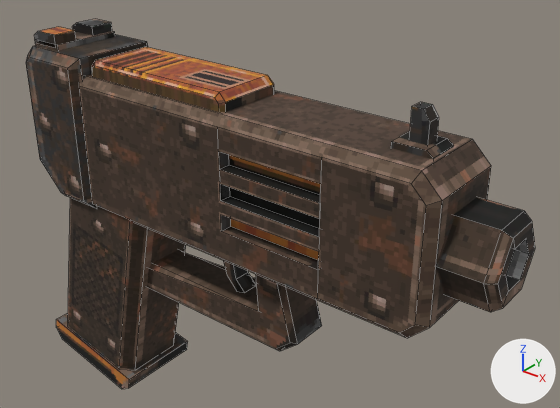
The Blender file Misc/quakevr/models_src/nailpistol/nailpistol.blend, before and after one commit.
One viewpoint serves both versions: a 50 mm camera at (15.62, -12.47, 11.04) aimed at (4.79, 1.07, 2.65). Lighting does not change. The marker at lower right points along +X, +Y and +Z. The picture after the commit comes second. Mesh edges are drawn as thin lines.

Objects in the first picture: 'Body', 'Magazine', 'Slide', 'Trigger'.
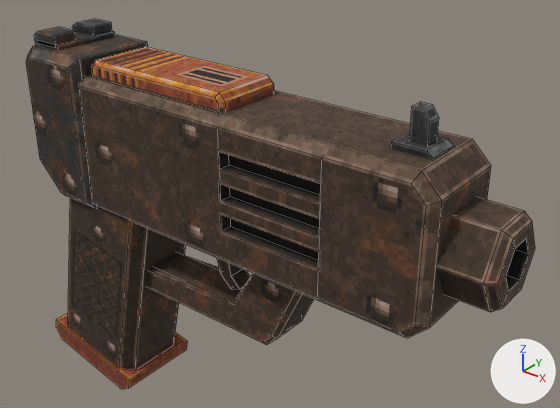
The change, as a list of edits to the scene's bpy script:
```text
Change me_body:
    where me_body.from_pydata(...)  # 225 vertices, 171 faces; spans x -2.09..11.27, y -1.3..1.3, z -3.25..6.38
    used by ob_body; location = (0.0, 0.0, 0.0)
    me_body part 1: 24 of 225 vertices moved; they spanned x 1.32..6.57, y -0.6..0.6, z -0.34..2.06 and now span x 1.32..6.92, y -0.6..0.6, z -0.34..2.06; mean shift (-0.15, 0.0, -0.05); largest move (5.62, 0.48, 0.51) -> (4.72, 0.48, 0.41)
    me_body part 2: 104 kept faces spanning x -2.09..11.27, y -1.2..1.2, z -3.25..6.38 get new texture (UV) coordinates
Change me_slide:
    where me_slide.from_pydata(...)  # 24 vertices, 20 faces; spans x -2.2..2.2, y -0.92..0.92, z -0.1..0.4
    used by ob_slide; parent = ob_body; location = (2.616, 0.0, 5.556)
    me_slide part 3: texture (UV) coordinates of 20 of 20 faces, centred in x -2.2..2.2, y -0.92..0.92, z -0.1..0.4, changed; they spanned u 0.42..0.87, v 0.15..0.79 and now span u 0.14..0.86, v 0.21..0.94
Change me_magazine:
    where me_magazine.from_pydata(...)  # 62 vertices, 50 faces; spans x -1.62..1.7, y -1.18..1.18, z -5.82..0.3
    used by ob_magazine; parent = ob_body; location = (0.468, 0.0, 2.201); rotation_euler = (0.0, 0.209, 0.0), in degrees (0, 12, 0)
    me_magazine part 4: texture (UV) coordinates of 50 of 50 faces, centred in x -1.62..1.7, y -1.18..1.18, z -5.82..0.3, changed; they spanned u 0.01..0.99, v 0.01..0.99 and now span u 0.01..0.9, v 0.01..0.99
Change ob_trigger:
    ob_trigger.location: (4.216, 0.0, 1.956) -> (4.116, 0.0, 1.956)
```

Boxes (x1, y1, x2, y2) around the edits, measured in the pictures (560 x 408 px; the box of a moved part takes in the faces that stretch with it):
'Trigger', moved
    before: (223, 260, 256, 293)
    after: (216, 258, 250, 289)
part 1 of me_body, moved or reshaped
    before: (147, 250, 322, 351)
    after: (147, 253, 314, 345)
part 2 of me_body, surface changed
    both: (34, 19, 535, 369)
part 3 of me_slide, surface changed
    both: (92, 47, 274, 112)
part 4 of me_magazine, surface changed
    both: (56, 313, 188, 389)
